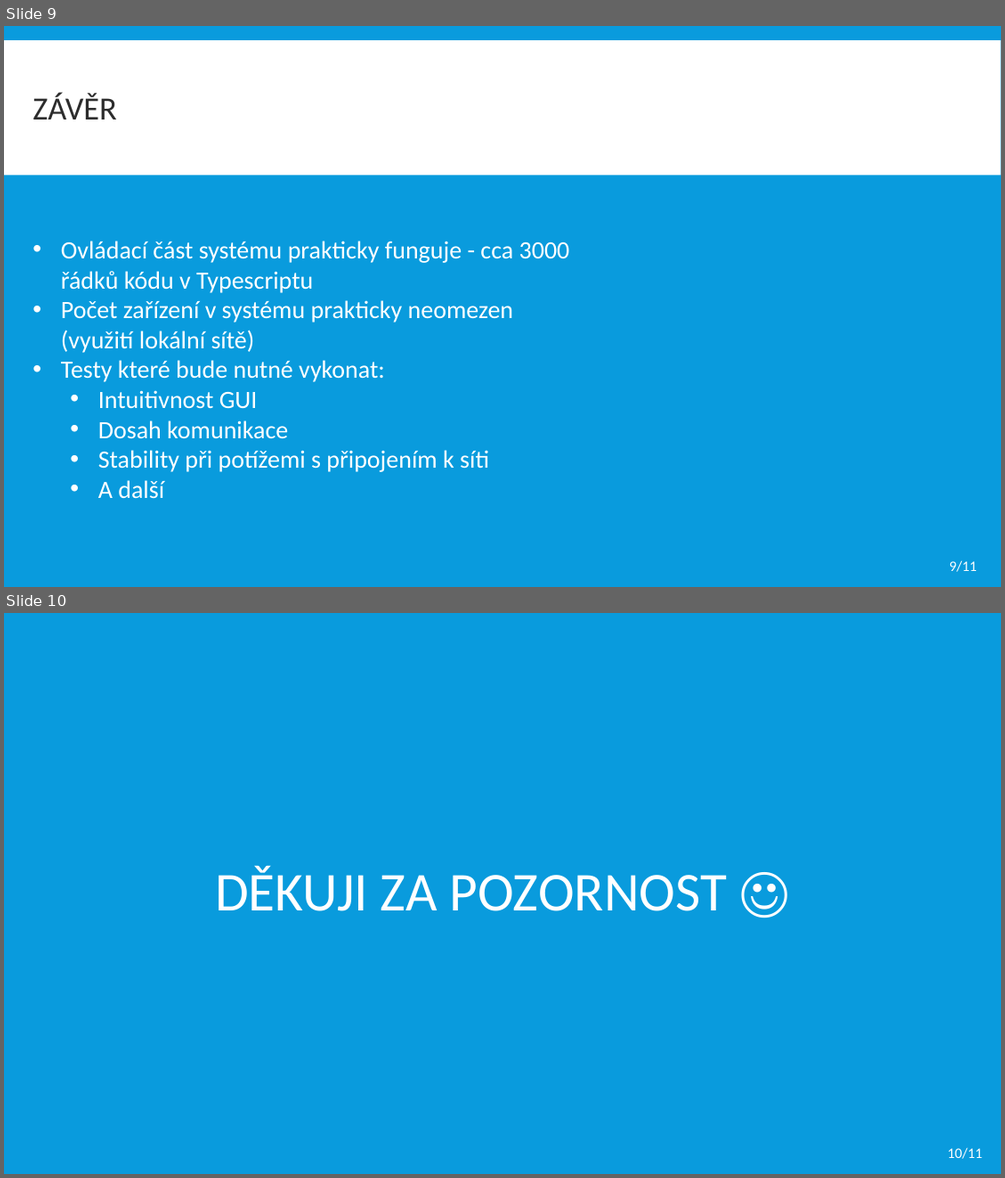
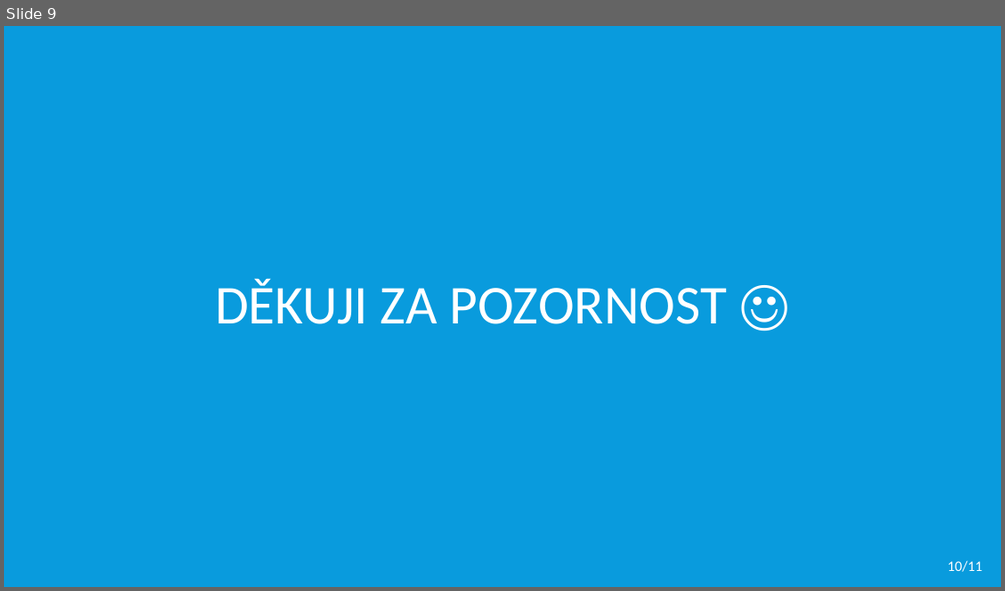
Before and after one commit to dinoq/RPi-Smart-Home, a slide deck: BP/Obhajoba BP/2021/ITT prezentace.pptx. Shown one above the other, each under a label of ours: slides 9 and 10 before the commit, slide 9 after it. The pictures are 1005x1178 and 1005x591 pixels, drawn with LibreOffice and Linux fonts; fonts in the diff are those of the drawing. Boxes give left, top, right and bottom in pixels: in the first picture for what was removed or moved away, otherwise in the second. Text is boxed around its words. In the diff, an @@ line names an element or a change of style, - is before the commit and + after.

```diff
--- a/BP/Obhajoba BP/2021/ITT prezentace.pptx
+++ b/BP/Obhajoba BP/2021/ITT prezentace.pptx
@@ slide 9 removed at box(4, 26, 1001, 587), background #099BDD @@
@@ rectangle removed at box(4, 40, 1001, 175) @@
@@ text removed at box(32, 92, 116, 119) @@
-ZÁVĚR
@@ text removed at box(61, 240, 570, 498) @@
-• Ovládací část systému prakticky funguje - cca 3000 řádků kódu v Typescriptu
-• Počet zařízení v systému prakticky neomezen (využití lokální sítě)
-• Testy které bude nutné vykonat:
-  • Intuitivnost GUI
-  • Dosah komunikace
-  • Stability při potížemi s připojením k síti
-  • A další
@@ text removed at box(949, 560, 977, 572) @@
-9/11
@@ what was slide 10 is now slide 9 @@
```
Also in this commit, not shown: 7 slides changed, 3 other files.
